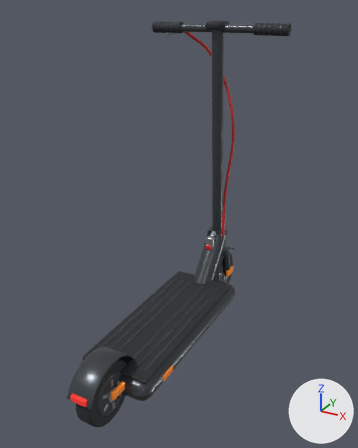
One commit to the glTF model vehicles/electric_kick_scooter.glb: the scene before it, then after it.
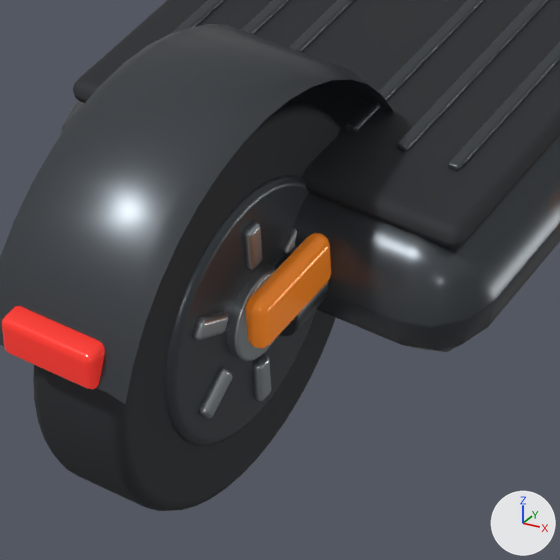
Each version appears first whole from a camera (50 mm lens) standing at (0.889, -1.549, 1.356) and looking at (0.046, -0.015, 0.589), and next in a close-up on the part from 20% to 45% of the width and 77% to 97% of the height. The axes (+X, +Y, +Z) are drawn at lower right. The lights are the same throughout. The last two pictures show the newer version. Where no turn or scale is listed for an object, it has been applied to the vertices.

Objects in the first close-up: 'Axle cover.001', 'Axle reflector.003', 'Die cast battery deck', 'Grip rib.003', 'Grip rib.004', 'Grip rib.005', 'Hub motor case.001', 'Hub spoke.022', 'Rear red marker', 'Road tyre.001', 'Textured standing pad', 'Wheel guard' and 8 more.
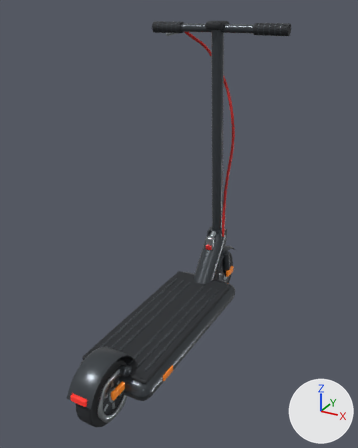
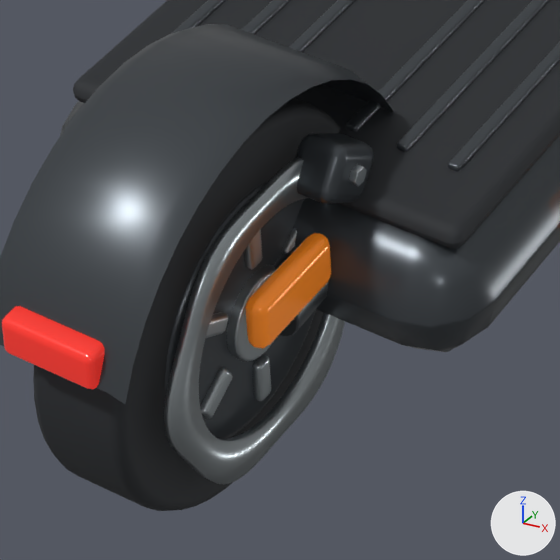
Edits to the bpy script that builds the scene:
```text
Add me_rear_brake_rotor:
    me_rear_brake_rotor.from_pydata(...)  # 288 vertices, 576 faces; spans x 0.044..0.049, y -0.575..-0.385, z 0.029..0.207
    me_rear_brake_rotor.materials.append(mat_brushed_axle)  # grey #a6adb1
Add me_cylinder_011_1:
    me_cylinder_011_1.from_pydata(...)  # 84 vertices, 164 faces; spans x -0.0025..0.0025, y -0.00587..0.00587, z -0.0052..0.0052
    me_cylinder_011_1.materials.append(mat_brushed_axle)  # grey #a6adb1
Add me_cube_038_1:
    me_cube_038_1.from_pydata(...)  # 96 vertices, 188 faces; spans x -0.016..0.016, y -0.0253..0.0253, z -0.0241..0.0241
    me_cube_038_1.materials.append(mat_graphite_frame)  # dark grey #484d52
Add ob_rear_brake_rotor:
    ob_rear_brake_rotor = bpy.data.objects.new('Rear brake rotor', me_rear_brake_rotor)
    ob_rear_brake_rotor.location = (0.0, 0.0, 0.0)
Add ob_rear_caliper_mounting_bolt:
    ob_rear_caliper_mounting_bolt = bpy.data.objects.new('Rear caliper mounting bolt', me_cylinder_011_1)
    ob_rear_caliper_mounting_bolt.location = (0.074, -0.425, 0.191)
Add ob_rear_brake_caliper:
    ob_rear_brake_caliper = bpy.data.objects.new('Rear brake caliper', me_cube_038_1)
    ob_rear_brake_caliper.location = (0.056, -0.425, 0.189)
```

Boxes [x1, y1, x2, y2] around the edits, measured in the close-ups (560 x 560 px):
'Rear brake rotor', added: after [164, 157, 345, 484]
'Rear brake caliper', added: after [296, 133, 374, 204]
'Rear caliper mounting bolt', added: after [349, 164, 367, 187]
